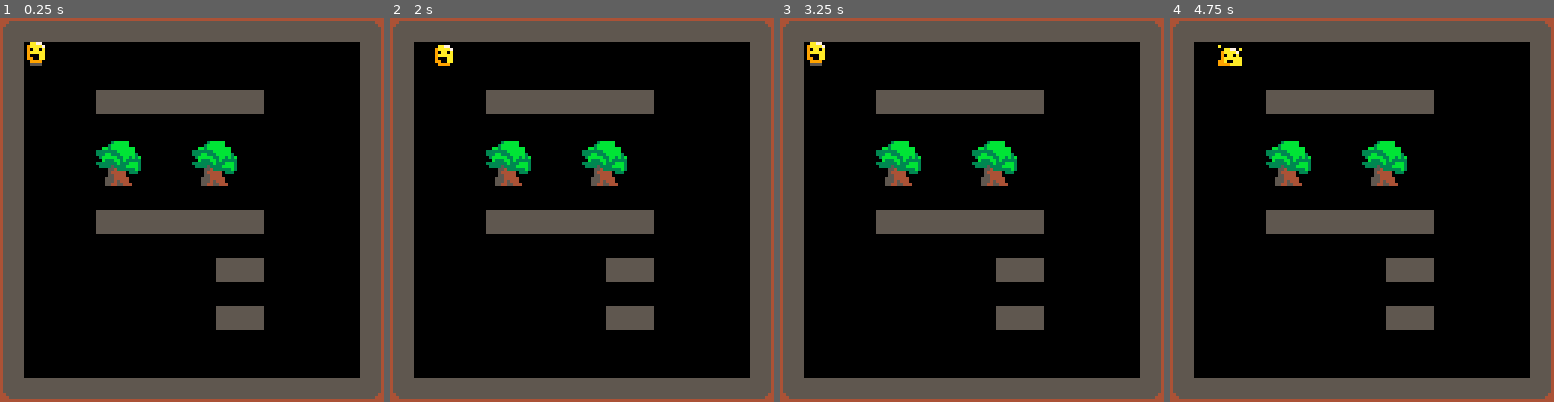
Above: before the commit, frames 1-4 (left to right).
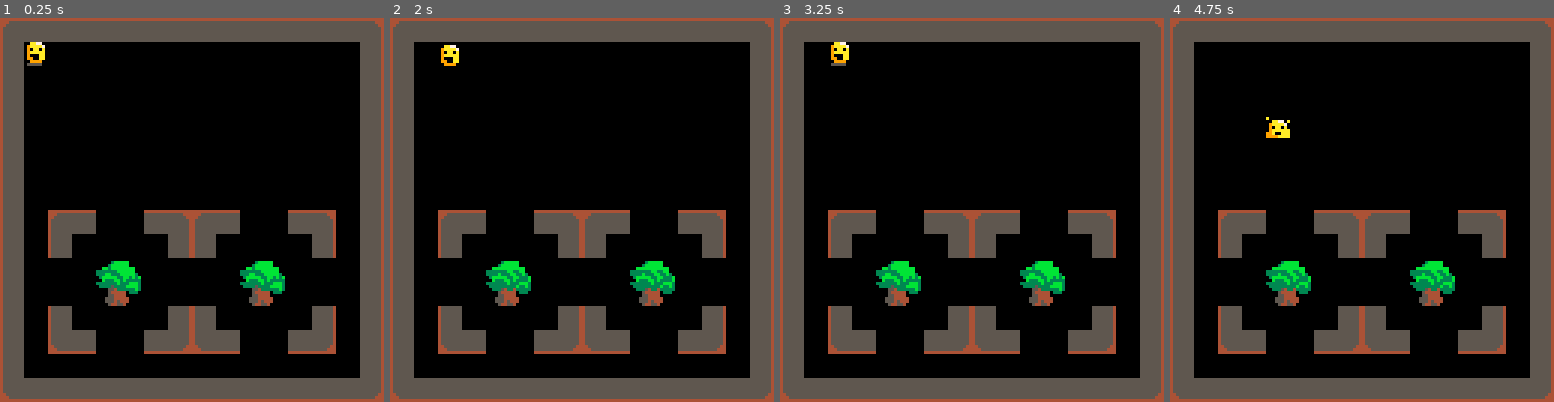
Above: after the commit, the same moments.

Repository: Chazmus/ReDeath
Game: PICO-8 cartridge carts/redeath/redeath.p8
Same seed, same stepped clock (60 frames per second), same inputs: the game is played once before the commit and once after it.
Inputs:
- Up to frame 1 (0.25 s): no input
- Up to frame 2 (2 s): tap X (X key) at 0.33, 1.07, 1.85 s; tap O (Z key) at 0.7, 1.7 s; hold Right from 1.6 s (still down)
- Up to frame 3 (3.25 s): release Right at 2.1 s; tap O (Z key) at 2.1, 2.5, 2.9 s; hold Up 2.15-2.42 s; hold Right 2.47-3.03 s; tap X (X key) at 2.97 s; hold Left from 3.08 s (still down)
- Up to frame 4 (4.75 s): tap O (Z key) every 0.4 s from 3.3 to 4.5 s; release Left at 3.58 s; hold Down 3.63-3.97 s; hold Right 4.02-4.68 s; tap X (X key) at 4.08 s; hold Up from 4.73 s (still down)

The runs differ from the first frame. In frame 1, 17% of the frame differs, in the area x 7-88%, y 11-88%; in frame 2, 17%; in frame 3, 18%; in frame 4, 18%, in the area x 12-88%, y 7-88%.

Commit message:
fixed animated map objects, added undo all on button x, added tree to sprite sheet

Diff:
--- a/carts/redeath/redeath.p8
+++ b/carts/redeath/redeath.p8
@@ -60,10 +60,16 @@
 			self.command_queue[self.current_command - 1].unexecute()
 			self.current_command -= 1
 		end
+
 		if btn(fire2) then
-		end
-
-		if(self.last_move_time + 0.27 > time()) then
+			-- undo all
+			while self.current_command > 0 do
+				self.command_queue[self.current_command - 1].unexecute()
+				self.current_command -= 1
+			end
+		end
+
+		if(self.last_move_time + 0.133 > time()) then
 			return
 		end
 
@@ -207,64 +213,57 @@
 	return false;
 end
 
+-->8
+-- animated map objects
+
+animator = {}
+add(game_objects, animator)
+
+animated_objects = {}
+
+function init_animations()
+	animations = {}
+
+	-- define animated sprites
+	animations["tree"] = {
+		sprite_sequence = {64, 66},
+		sprite_size = {x = 2, y = 2},
+		speed = 1.5
+	}
+
+	return animations
+end
+
+function animator:init()
+	local animations = init_animations()
+
+	-- initialise animated map objects
+	add(animated_objects, {	position = {x = 4, y = 10}, -- celx, cely
+							anim = animations["tree"]})
+
+	add(animated_objects, {	position = {x = 10, y = 10},
+							anim = animations["tree"]})
+
+end
+
+function animator:update()
+	for obj in all(animated_objects) do
+		local sprite_this_frame = get_sprite_animated(obj.anim.sprite_sequence, obj.anim.speed)
+		for i = 0,obj.anim.sprite_size.x-1 do
+			for j = 0,obj.anim.sprite_size.y-1 do
+				mset(obj.position.x + i, obj.position.y + j, sprite_this_frame  + (i + j*16))
+			end
+		end
+	end
+end
+
+function animator:draw()
+	-- spr(get_sprite_animated(sprite.sequence, sprite.speed), sprite.position.x, sprite.position.y, sprite.size.x, sprite.size.y)
+end
+
 function get_sprite_animated(frames, speed)
- 	return frames[flr(time()*speed % #frames)+1]
-end
-
--->8
---command queue
-
-
--->8
--- animated objects
-
-animation = {}
-
--- animated_object = {
--- 	position = {},
--- 	sprite_sequence = {},
--- 	size = {}
---	speed = 4
--- }
-
-animated_objects = {}
-
-add(game_objects, animation)
-
-function animation:init()
-	add(animated_objects, { position = {x = 8, y = 8},
-							sprite_sequence = {64, 96},
-							size = {x = 2, y = 2},
-							speed = 1})
-end
-
-function animation:update()
-end
-
-function animation:draw()
-	for sprite in all(animated_objects) do
-		-- spr(get_sprite_animated(sprite.sprite_sequence, sprite.speed), sprite.position.x, sprite.position.y, sprite.size.x, sprite.size.y)
-	end
-	-- printh(fget(mget(8,8), 7))
-	-- printh(fget(mget(8,9), 7))
-	-- spr(64, 8, 8, 2, 2)
-end
-…(16 lines of a section not shown)…
+ 	return frames[flr(time()*speed % #frames) + 1]
+end
 
 
 
@@ -316,22 +315,22 @@
 
 
 __gff__
-0000808080000000000000000000000000008080800000000000000000000000000080808000000000000000000000000000000000000000000000000000000080000000000000000000000000000000808000000000000000000000000000008000000000000000000000000000000080800000000000000000000000000000
+0000808080000000000000000000000000008080800000000000000000000000000080808000000000000000000000000000000000000000000000000000000000000000000000000000000000000000808080800000000000000000000000000000000000000000000000000000000000000000000000000000000000000000
 0000000000000000000000000000000000000000000000000000000000000000000000000000000000000000000000000000000000000000000000000000000000000000000000000000000000000000000000000000000000000000000000000000000000000000000000000000000000000000000000000000000000000000
 __map__
 0203030303030303030303030303030400000000000000000000000000000000000000000000000000000000000000000000000000000000000000000000000000000000000000000000000000000000000000000000000000000000000000000000000000000000000000000000000000000000000000000000000000000000
 1200000000000000000000000000001400000000000000000000000000000000000000000000000000000000000000000000000000000000000000000000000000000000000000000000000000000000000000000000000000000000000000000000000000000000000000000000000000000000000000000000000000000000
 1200000000000000000000000000001400000000000000000000000000000000000000000000000000000000000000000000000000000000000000000000000000000000000000000000000000000000000000000000000000000000000000000000000000000000000000000000000000000000000000000000000000000000
-1200000013131313131313000000001400000000000000000000000000000000000000000000000000000000000000000000000000000000000000000000000000000000000000000000000000000000000000000000000000000000000000000000000000000000000000000000000000000000000000000000000000000000
-1200000000000000000000000000001400000000000000000000000000000000000000000000000000000000000000000000000000000000000000000000000000000000000000000000000000000000000000000000000000000000000000000000000000000000000000000000000000000000000000000000000000000000
-1200000040410000404100000000001400000000000000000000000000000000000000000000000000000000000000000000000000000000000000000000000000000000000000000000000000000000000000000000000000000000000000000000000000000000000000000000000000000000000000000000000000000000
-1200000050510000505100000000001400000000000000000000000000000000000000000000000000000000000000000000000000000000000000000000000000000000000000000000000000000000000000000000000000000000000000000000000000000000000000000000000000000000000000000000000000000000
-1200000000000000000000000000001400000000000000000000000000000000000000000000000000000000000000000000000000000000000000000000000000000000000000000000000000000000000000000000000000000000000000000000000000000000000000000000000000000000000000000000000000000000
-1200000013131313131313000000001400000000000000000000000000000000000000000000000000000000000000000000000000000000000000000000000000000000000000000000000000000000000000000000000000000000000000000000000000000000000000000000000000000000000000000000000000000000
-1200000000000000000000000000001400000000000000000000000000000000000000000000000000000000000000000000000000000000000000000000000000000000000000000000000000000000000000000000000000000000000000000000000000000000000000000000000000000000000000000000000000000000
-1200000000000000001313000000001400000000000000000000000000000000000000000000000000000000000000000000000000000000000000000000000000000000000000000000000000000000000000000000000000000000000000000000000000000000000000000000000000000000000000000000000000000000
-1200000000000000000000000000001400000000000000000000000000000000000000000000000000000000000000000000000000000000000000000000000000000000000000000000000000000000000000000000000000000000000000000000000000000000000000000000000000000000000000000000000000000000
-1200000000000000001313000000001400000000000000000000000000000000000000000000000000000000000000000000000000000000000000000000000000000000000000000000000000000000000000000000000000000000000000000000000000000000000000000000000000000000000000000000000000000000
-1200000000000000000000000000001400000000000000000000000000000000000000000000000000000000000000000000000000000000000000000000000000000000000000000000000000000000000000000000000000000000000000000000000000000000000000000000000000000000000000000000000000000000
+1200000000000000000000000000001400000000000000000000000000000000000000000000000000000000000000000000000000000000000000000000000000000000000000000000000000000000000000000000000000000000000000000000000000000000000000000000000000000000000000000000000000000000
+1200000000000000000000000000001400000000000000000000000000000000000000000000000000000000000000000000000000000000000000000000000000000000000000000000000000000000000000000000000000000000000000000000000000000000000000000000000000000000000000000000000000000000
+1200000000000000000000000000001400000000000000000000000000000000000000000000000000000000000000000000000000000000000000000000000000000000000000000000000000000000000000000000000000000000000000000000000000000000000000000000000000000000000000000000000000000000
+1200000000000000000000000000001400000000000000000000000000000000000000000000000000000000000000000000000000000000000000000000000000000000000000000000000000000000000000000000000000000000000000000000000000000000000000000000000000000000000000000000000000000000
+1200000000000000000000000000001400000000000000000000000000000000000000000000000000000000000000000000000000000000000000000000000000000000000000000000000000000000000000000000000000000000000000000000000000000000000000000000000000000000000000000000000000000000
+1200020300000304020300000304001400000000000000000000000000000000000000000000000000000000000000000000000000000000000000000000000000000000000000000000000000000000000000000000000000000000000000000000000000000000000000000000000000000000000000000000000000000000
+1200120000000014120000000014001400000000000000000000000000000000000000000000000000000000000000000000000000000000000000000000000000000000000000000000000000000000000000000000000000000000000000000000000000000000000000000000000000000000000000000000000000000000
+1200000000000000000000000000001400000000000000000000000000000000000000000000000000000000000000000000000000000000000000000000000000000000000000000000000000000000000000000000000000000000000000000000000000000000000000000000000000000000000000000000000000000000
+1200000000000000000000000000001400000000000000000000000000000000000000000000000000000000000000000000000000000000000000000000000000000000000000000000000000000000000000000000000000000000000000000000000000000000000000000000000000000000000000000000000000000000
+1200120000000014120000000014001400000000000000000000000000000000000000000000000000000000000000000000000000000000000000000000000000000000000000000000000000000000000000000000000000000000000000000000000000000000000000000000000000000000000000000000000000000000
+1200222300002324222300002324001400000000000000000000000000000000000000000000000000000000000000000000000000000000000000000000000000000000000000000000000000000000000000000000000000000000000000000000000000000000000000000000000000000000000000000000000000000000
 1200000000000000000000000000001400000000000000000000000000000000000000000000000000000000000000000000000000000000000000000000000000000000000000000000000000000000000000000000000000000000000000000000000000000000000000000000000000000000000000000000000000000000
 2223232323232323232323232323232400000000000000000000000000000000000000000000000000000000000000000000000000000000000000000000000000000000000000000000000000000000000000000000000000000000000000000000000000000000000000000000000000000000000000000000000000000000
Not shown, changed: 32 lines of the sprite sheet (__gfx__) section of carts/redeath/redeath.p8
